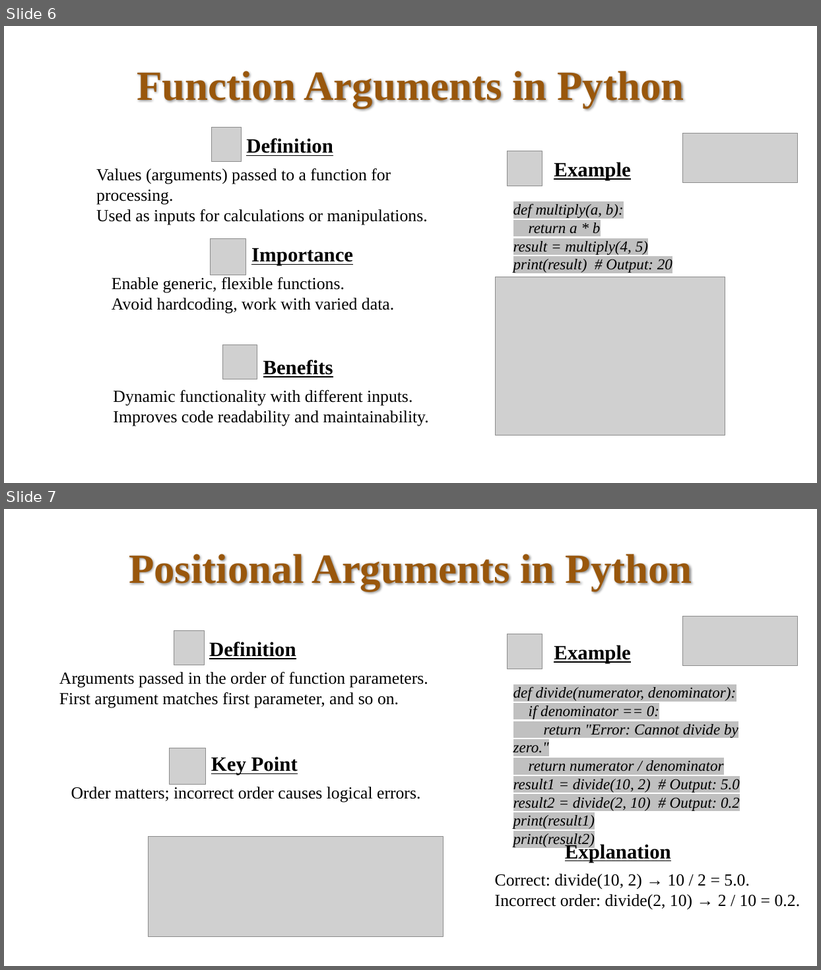
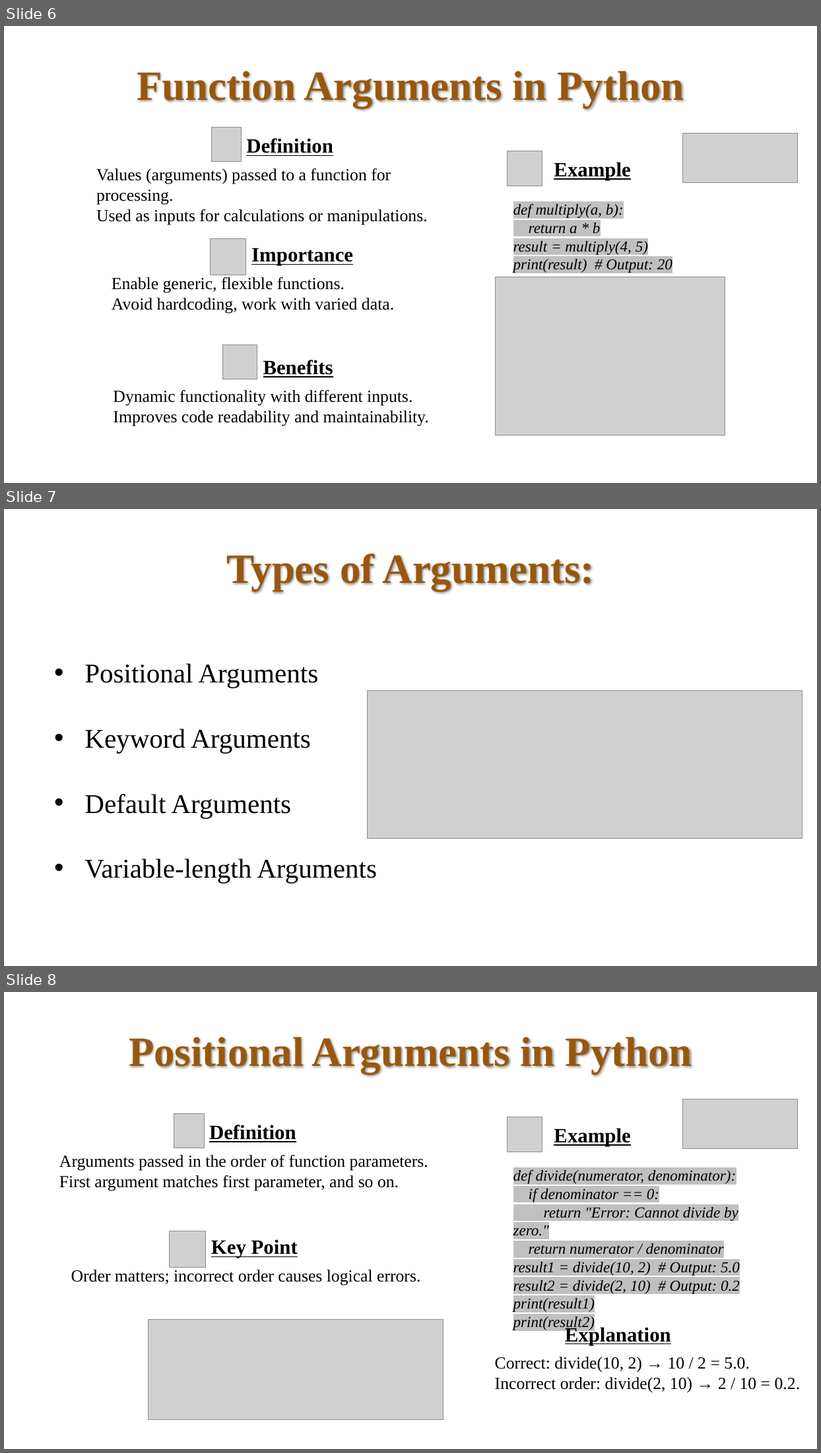
Before and after one commit to bahadurCorvit/Advance_Python, a slide deck: lectures/Lec7.pptx. Shown one above the other, each under a label of ours: slides 6 and 7 before the commit, slides 6, 7 and 8 after it. The pictures are 821x970 and 821x1453 pixels, drawn with LibreOffice and Linux fonts; fonts in the diff are those of the drawing; grey boxes stand for pictures. Boxes give left, top, right and bottom in pixels: in the first picture for what was removed or moved away, otherwise in the second. Text is boxed around its words. In the diff, an @@ line names an element or a change of style, - is before the commit and + after.

```diff
--- a/lectures/Lec7.pptx
+++ b/lectures/Lec7.pptx
@@ slide 7 added at (4,509,817,966), background #FFFFFF @@
@@ title added at (226,553,595,591), 49 pt, text #99570C, bold @@
+Types of Arguments:
@@ text added at (85,663,377,883), 32 pt, text #000000 @@
+• Positional Arguments
+• Keyword Arguments
+• Default Arguments
+• Variable-length Arguments
@@ picture added at (368,691,803,839) @@
@@ what was slide 7 is now slide 8 @@
```
Also in this commit, not shown: 1 slide changed, 10 other slides added, 6 other files.
